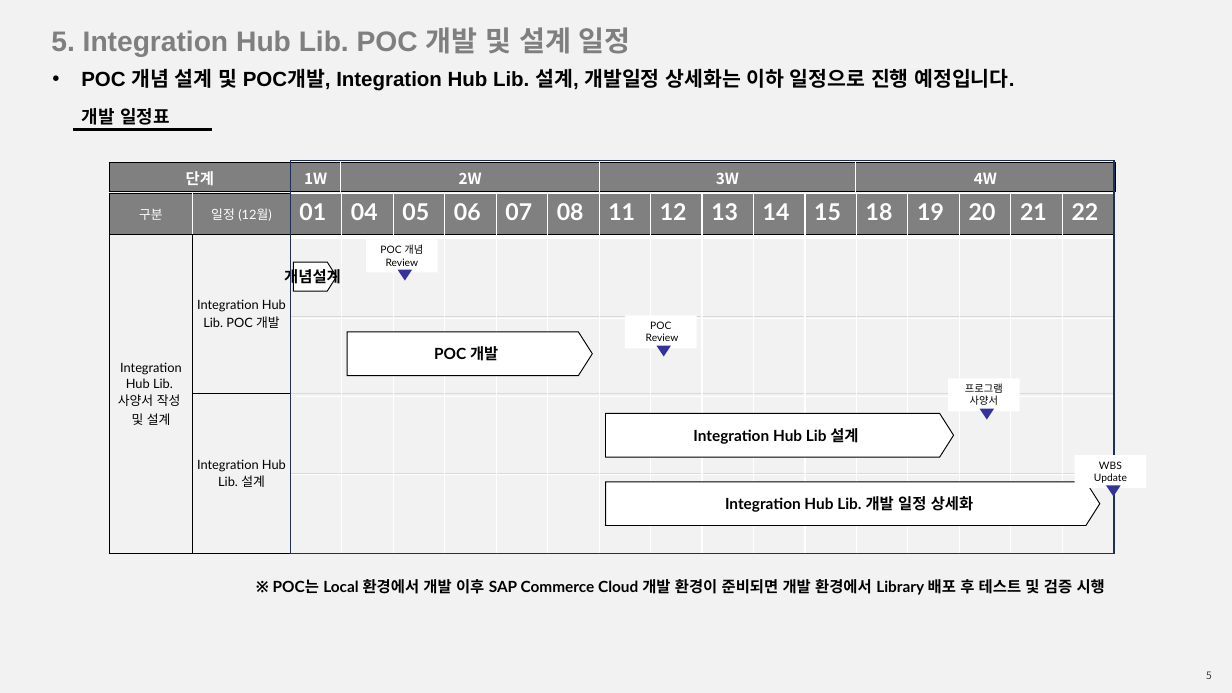
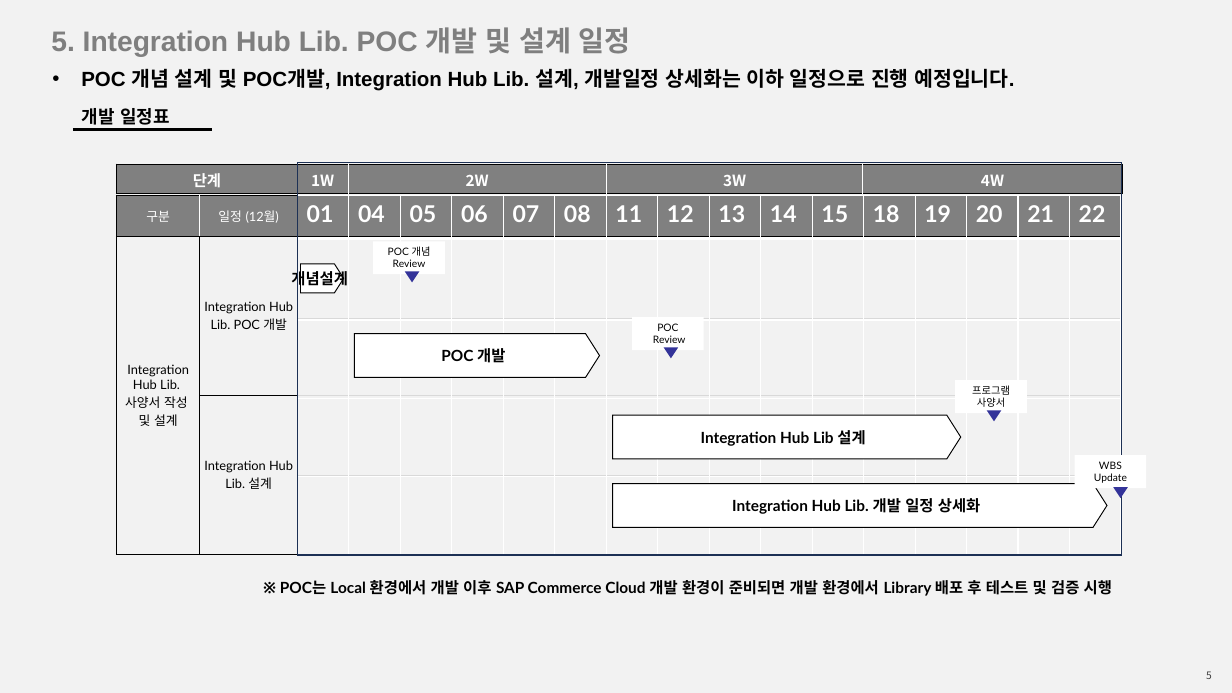
Before and after one commit to dev-ds22/dev-ds22.github.io, a slide deck: slide 5 of _ss/Define_Integration_Hub_Lib_Concept_20231204.pptx. Drawn at 1232x693 pixels with LibreOffice and Linux fonts; fonts in the diff are those of the drawing. Boxes give left, top, right and bottom in pixels: in the first picture for what was removed or moved away, otherwise in the second. Text is boxed around its words. In the diff, an @@ line names an element or a change of style, - is before the commit and + after.

```diff
--- a/_ss/Define_Integration_Hub_Lib_Concept_20231204.pptx
+++ b/_ss/Define_Integration_Hub_Lib_Concept_20231204.pptx
@@ 2 tables, 2 pentagon arrows, 2 rectangles, 1 text, 1 flow chart merge: place and size @@
-2 tables, 2 pentagon arrows, 2 rectangles, 1 text, 1 flow chart merge at (109, 163, 1116, 595)
+2 tables, 2 pentagon arrows, 2 rectangles, 1 text, 1 flow chart merge at (116, 165, 1124, 596)
@@ 3 flow chart merges, 2 pentagon arrows, 2 rectangles, 1 table: place and size @@
-3 flow chart merges, 2 pentagon arrows, 2 rectangles, 1 table at (290, 161, 1121, 554)
+3 flow chart merges, 2 pentagon arrows, 2 rectangles, 1 table at (298, 163, 1128, 555)
```
Also in this commit, not shown: 3 other slides changed.
